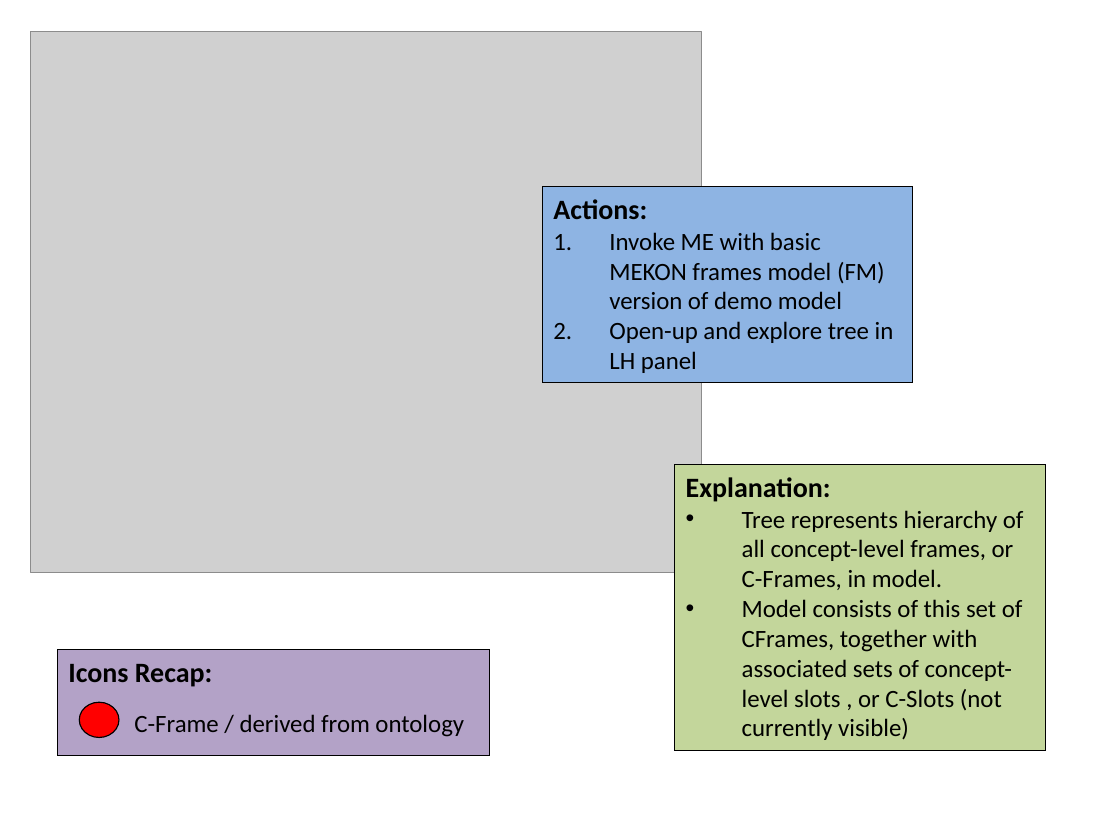
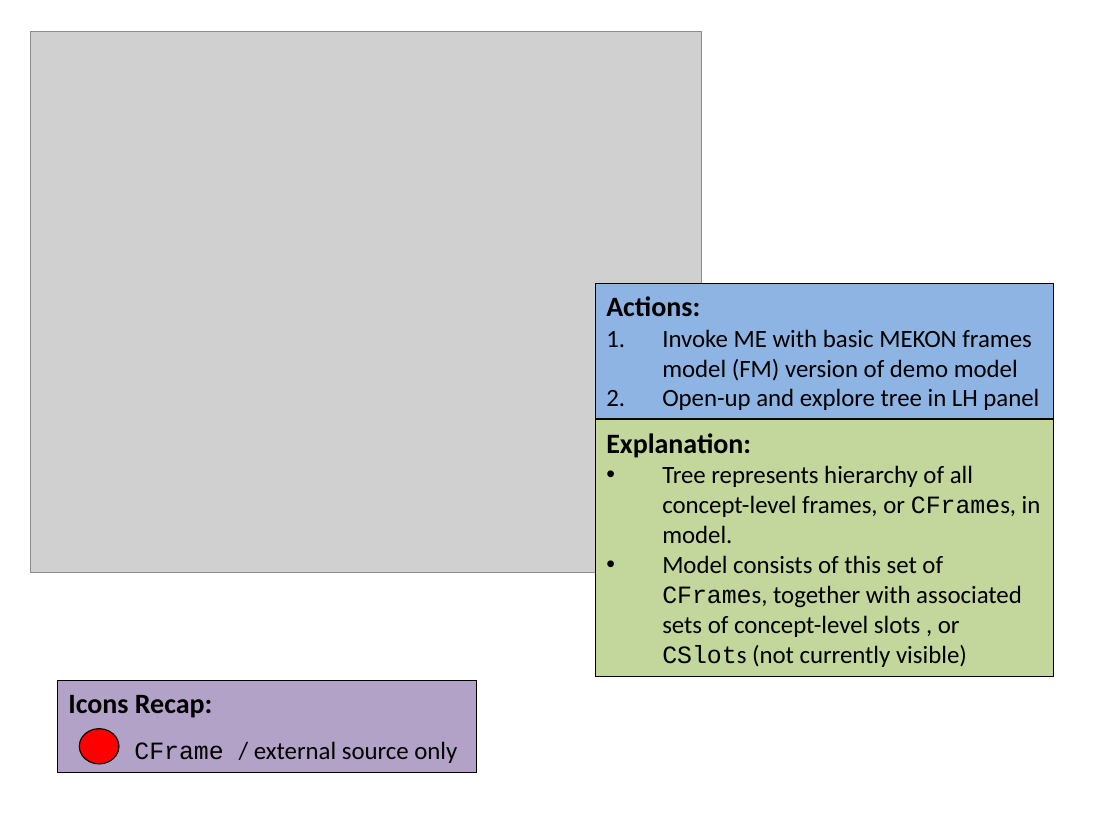
Before and after one commit to colin-puleston/mekon-hobo, a slide deck: slide 9 of docs/MEKON-HOBO Introductory Tutorial.pptx. Drawn at 1120x840 pixels with LibreOffice and Linux fonts; fonts in the diff are those of the drawing; grey boxes stand for pictures. Boxes give left, top, right and bottom in pixels: in the first picture for what was removed or moved away, otherwise in the second. Text is boxed around its words. In the diff, an @@ line names an element or a change of style, - is before the commit and + after.

```diff
--- a/docs/MEKON-HOBO Introductory Tutorial.pptx
+++ b/docs/MEKON-HOBO Introductory Tutorial.pptx
@@ rectangle "Actions:": place and size @@
-rectangle "Actions:" at (542,186,913,382)
+rectangle "Actions:" at (595,283,1053,419)
@@ rectangle "Explanation:": place and size @@
-rectangle "Explanation:" at (674,464,1045,750)
+rectangle "Explanation:" at (595,420,1053,676)
@@ text in rectangle at (662,465,1041,667): text changed @@
-• Tree represents hierarchy of all concept-level frames, or C-Frames, in model.
-• Model consists of this set of CFrames, together with associated sets of concept-level slots , or C-Slots (not currently visible)
+• Tree represents hierarchy of all concept-level frames, or CFrames, in model.
+• Model consists of this set of CFrames, together with associated sets of concept-level slots , or CSlots (not currently visible)
@@ rectangle "Icons Recap:": place and size @@
-rectangle "Icons Recap:" at (57,650,489,755)
+rectangle "Icons Recap:" at (57,680,476,773)
@@ ellipse: place and size @@
-ellipse at (80,702,119,737)
+ellipse at (80,729,119,764)
@@ text at (134,741,457,763): text changed @@
-C-Frame / derived from ontology
+CFrame / external source only
```
Also in this commit, not shown: 14 other slides changed, 2 slides added, 1 slide removed.
